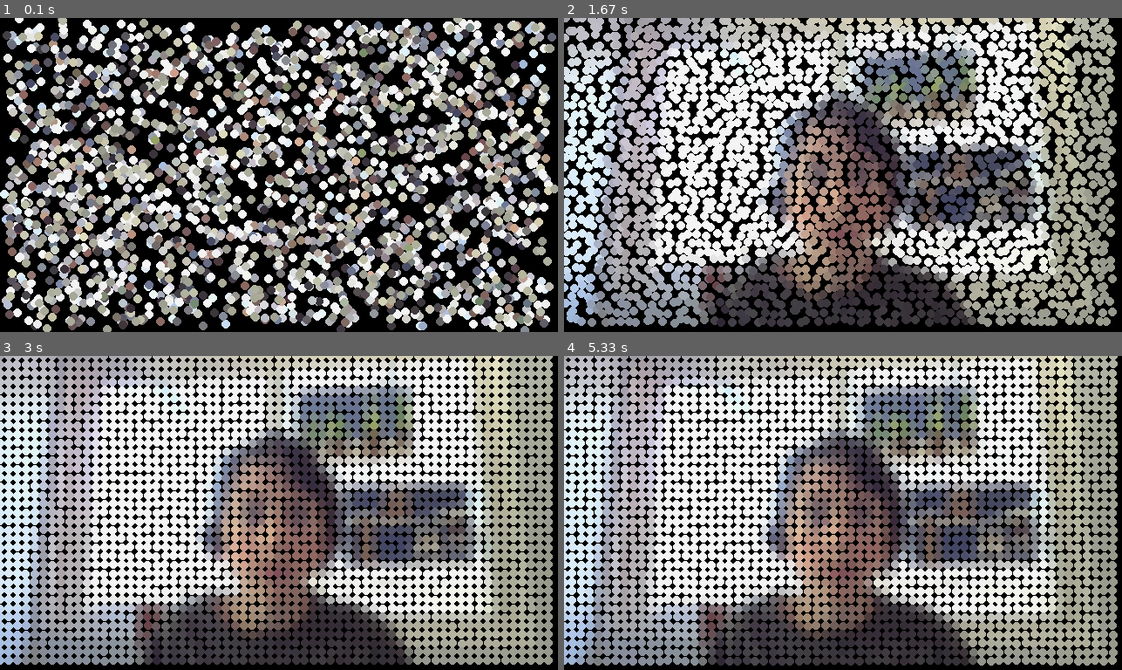
Above: before the commit, frames 1-4 (two rows, left to right).
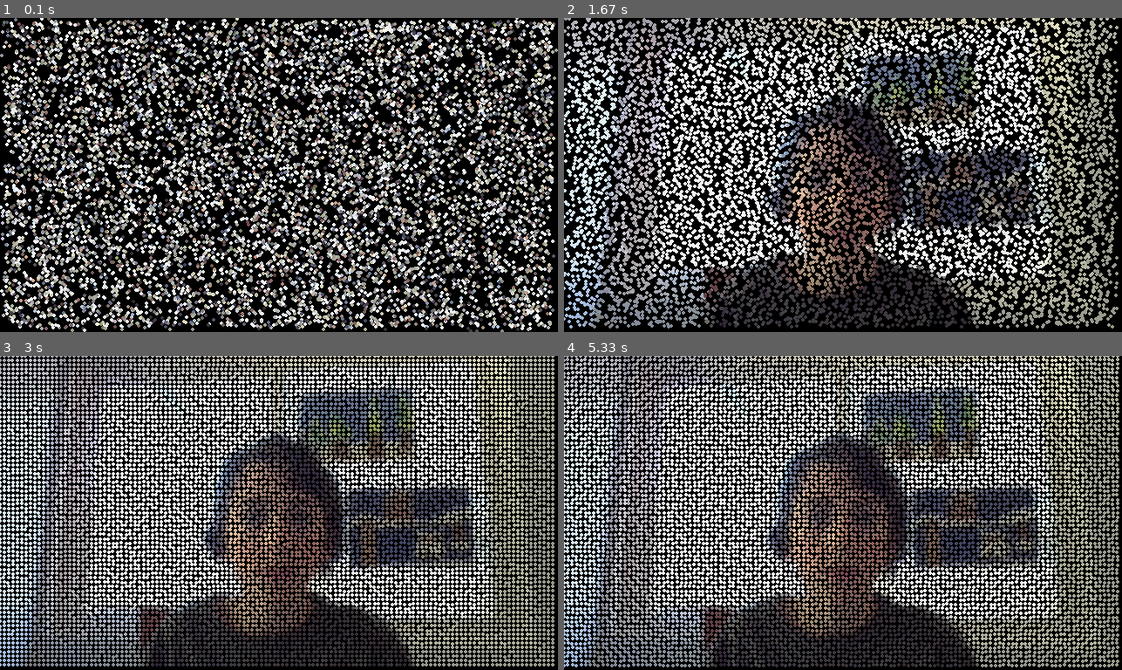
Above: after the commit, the same moments.

Repository: Skyparker0/AllLocalProgrammingProjects
Game: pygame game, started from Cool Projects/FlyingPixels/PixelImageMaker.py
The game is run twice, just before and just after one commit, with the same random seed, the same clock (stepped at 60 frames per second) and the same inputs.
Inputs (mouse positions are in pixels of both pictures, inside the frame that each line leads up to):
- Up to frame 1 (0.1 s): no input
- Up to frame 2 (1.67 s): move the mouse to (820, 187) at 0.37 s; move the mouse to (709, 178) at 0.87 s; move the mouse to (926, 65) at 1.37 s
- Up to frame 3 (3 s): move the mouse to (290, 406) at 1.87 s; move the mouse to (284, 547) at 2.43 s; move the mouse to (424, 563) at 2.93 s
- Up to frame 4 (5.33 s): move the mouse to (988, 484) at 3.43 s; move the mouse to (1043, 487) at 3.93 s; move the mouse to (1038, 572) at 4.6 s; move the mouse to (865, 500) at 5.1 s

The runs differ from the first frame. In frame 1, 66% of the frame differs, in the area x 0-100%, y 0-100%; in frame 2, 56%; in frame 3, 58%; in frame 4, 58%.

Commit message:
More images

Diff:
--- a/Cool Projects/FlyingPixels/PixelImageMaker.py
+++ b/Cool Projects/FlyingPixels/PixelImageMaker.py
@@ -81,7 +81,7 @@
 imOne.convert("RGB")
 width = imOne.size[0]
 height = imOne.size[1]
-pixelRatio = 10
+pixelRatio = 5
 
 smallimage1 = imOne.resize((width//pixelRatio, height//pixelRatio), Image.BILINEAR)
 smallwidth = smallimage1.size[0]
Binary file added: Cool Projects/FlyingPixels/FlyingPixelsFace.png
